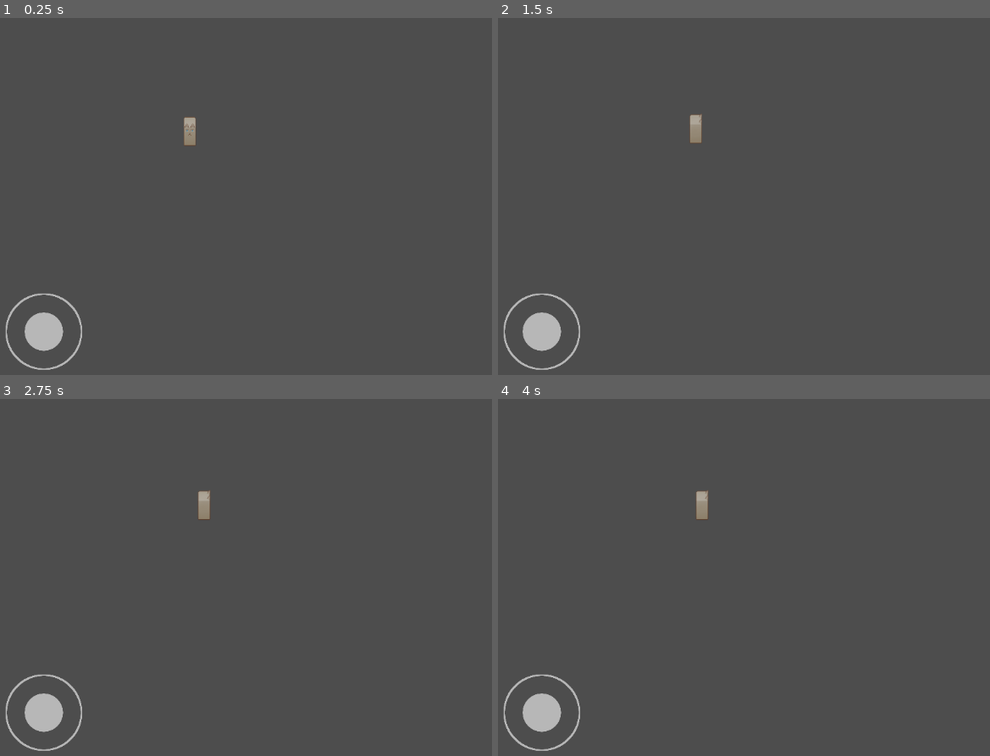
Above: before the commit, frames 1-4 (two rows, left to right).
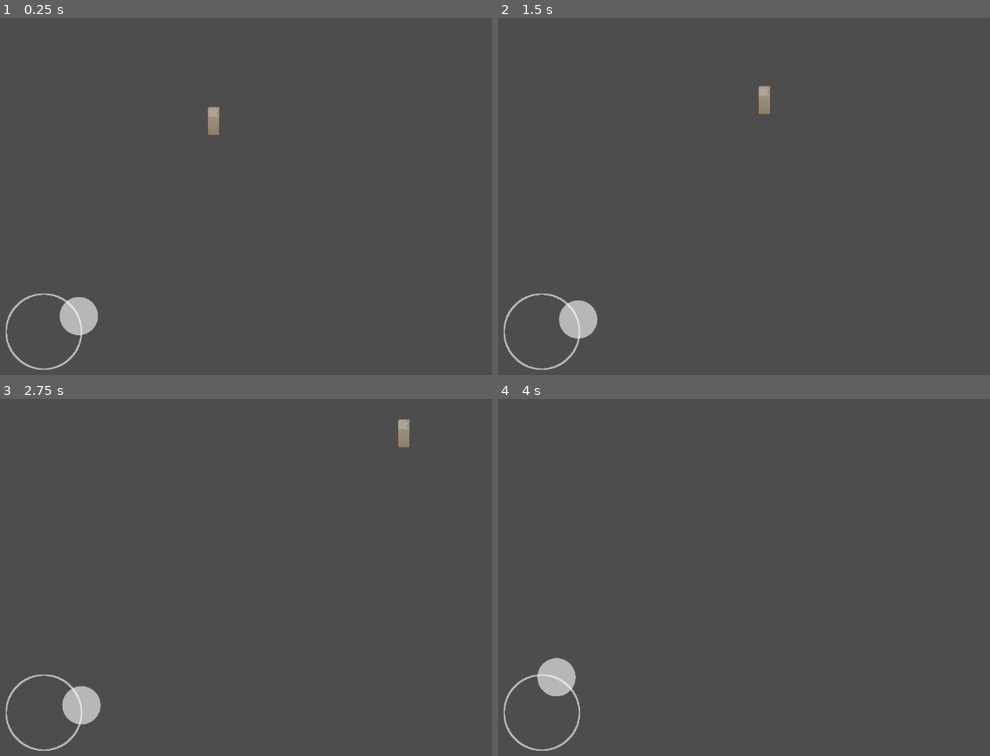
Above: after the commit, the same moments.

Repository: Amdersiteen/Despace
Game: Godot game, scene res://assets/main.tscn
Two runs of this game, one before a commit and one after it. Both use one fixed random seed, a clock stepped at 60 frames per second and the inputs below.
Inputs (mouse positions are in pixels of both pictures, inside the frame that each line leads up to):
- Up to frame 1 (0.25 s): no input
- Up to frame 2 (1.5 s): click (542, 332) at 0.52 s; tap Enter at 1.25 s; move the mouse to (970, 189) at 1.27 s; press the mouse at (970, 189) at 1.28 s; hold Right (ui_right) from 1.28 s (still down)
- Up to frame 3 (2.75 s): release Right (ui_right) at 2 s; release the mouse at (472, 570) at 2 s; tap Space at 2 s; drag from (186, 609) to (290, 663) at 2.02 s
- Up to frame 4 (4 s): move the mouse to (886, 506) at 2.77 s; press the mouse at (886, 506) at 2.78 s; hold Right (ui_right) 2.78-3.5 s; release the mouse at (886, 506) at 3.5 s; drag from (788, 663) to (616, 531) at 3.52 s

The runs differ from the first frame. In frame 1, 1.7% of the frame differs, in the area x 4-45%, y 24-94%; in frame 2, 1.7%, in the area x 4-56%, y 18-94%; in frame 3, 1.7%; in frame 4, 1.5%.

Commit message:
i m doing the screentouch and screendrag but i have issue with button

Diff:
--- /dev/null
+++ b/InputControl.gd
@@ -0,0 +1,20 @@
+extends Node2D
+class_name InputControl
+
+var _event: InputEvent
+
+func _input(event):
+	_event = event
+	#print(_event)
+
+func get_input_position() -> Vector2:
+
+	if (_event is InputEventScreenTouch) or (_event is InputEventScreenDrag):
+		print(_event.position)
+		return _event.position
+
+	"""
+	if Input.is_action_pressed("left_mouse_click"):
+		return get_global_mouse_position()"""
+
+	return Vector2.ZERO
--- /dev/null
+++ b/assets/entity/input_control/input_control.tscn
@@ -0,0 +1,6 @@
+[gd_scene load_steps=2 format=3 uid="uid://dkftjppr1msh2"]
+
+[ext_resource type="Script" path="res://InputControl.gd" id="1_cmvj5"]
+
+[node name="InputControl" type="Node2D"]
+script = ExtResource("1_cmvj5")
--- a/assets/entity/joyStick/joystik.gd
+++ b/assets/entity/joyStick/joystik.gd
@@ -2,14 +2,15 @@
 class_name joystick
 
 @onready var knob = $knob
+@onready var input = $"../InputControl"
 
 var joystick_relative_strenght
 var joystick_direction : Vector2
 
+
 # Called when the node enters the scene tree for the first time.
 func _ready():
-	pass
-
+	knob.input = input
 
 # Called every frame. 'delta' is the elapsed time since the previous frame.
 func _process(delta):
--- a/assets/entity/joyStick/joystik.tscn
+++ b/assets/entity/joyStick/joystik.tscn
@@ -14,13 +14,3 @@
 [node name="knob" type="Sprite2D" parent="."]
 texture = ExtResource("2_x3pns")
 script = ExtResource("3_1dmgy")
-
-[node name="Button" type="Button" parent="."]
-self_modulate = Color(1, 1, 1, 0)
-offset_left = -256.0
-offset_top = -256.0
-offset_right = 256.0
-offset_bottom = 256.0
-
-[connection signal="button_down" from="Button" to="knob" method="_on_button_button_down"]
-[connection signal="button_up" from="Button" to="knob" method="_on_button_button_up"]
--- a/assets/entity/joyStick/knob.gd
+++ b/assets/entity/joyStick/knob.gd
@@ -2,24 +2,24 @@
 class_name knob
 
 @onready var parent = $".."
-@onready var button = $"../Button"
 
 var pressing = false
 
 var joystick_lenght
 var joystick_relative_strenght
 var joystick_direction : Vector2
+var input : InputControl
 
 # Called when the node enters the scene tree for the first time.
 func _ready():
-	pass # Replace with function body.
+	pass
 
 # Called every frame. 'delta' is the elapsed time since the previous frame.
 func _process(delta):
 
-	if pressing:
-		joystick_lenght = min(parent.scale.x * button.size.x / 2, (parent.global_position).distance_to(get_global_mouse_position()))
-		joystick_relative_strenght = joystick_lenght / (parent.scale.x * button.size.x / 2)
+	if 1:
+		joystick_lenght = min(parent.scale.x * 512 / 2, (parent.global_position).distance_to(get_global_mouse_position()))
+		joystick_relative_strenght = joystick_lenght / (parent.scale.x * 512 / 2)
 		joystick_direction =(parent.global_position).direction_to(get_global_mouse_position())
 		global_position = joystick_direction * joystick_lenght + parent.global_position
 	else:
@@ -27,8 +27,5 @@
 		joystick_relative_strenght = 0
 		joystick_direction =Vector2.ZERO
 
-func _on_button_button_down():
-	pressing = true
-
-func _on_button_button_up():
-	pressing = false
+func is_in_external_cercle():
+	pass
--- a/assets/entity/player/move_player.gd
+++ b/assets/entity/player/move_player.gd
@@ -10,7 +10,6 @@
 const SPEED: float = 200.0 * 60
 
 func _init(_joy_stick: joystick):
-	print(_joy_stick)
 	if _joy_stick:
 		_joystick = _joy_stick
 
@@ -18,7 +17,7 @@
 func get_velocity(delta: float, _velocity: Vector2) -> Vector2:
 	# Gère l'entrée pour le mouvement directionnel
 
-	if _joystick :
+	if _joystick:
 		direction = _joystick.joystick_direction
 		strenght = _joystick.joystick_relative_strenght
 	else:
--- a/assets/entity/player/player.gd
+++ b/assets/entity/player/player.gd
@@ -10,6 +10,8 @@
 ## Met en cache le nœud AnimationTree pour un accès rapide.
 @onready var animation_tree: AnimationTree = $AnimationTree
 @onready var JoyStick = $"../JoyStik"
+
+var _event: InputEvent
 
 var animate_player: animate
 var move: move_player
@@ -29,3 +31,6 @@
 
 	# Applique le mouvement
 	move_and_slide()
+
+func _input(event):
+	_event = event
--- a/assets/main.tscn
+++ b/assets/main.tscn
@@ -1,7 +1,8 @@
-[gd_scene load_steps=3 format=3 uid="uid://ea1ucrcq87ky"]
+[gd_scene load_steps=4 format=3 uid="uid://ea1ucrcq87ky"]
 
 [ext_resource type="PackedScene" uid="uid://3q0erb3p0x08" path="res://assets/entity/player/player.tscn" id="1_h7k7k"]
 [ext_resource type="PackedScene" uid="uid://crxv6ktafv42x" path="res://assets/entity/joyStick/joystik.tscn" id="2_671t6"]
+[ext_resource type="PackedScene" uid="uid://dkftjppr1msh2" path="res://assets/entity/input_control/input_control.tscn" id="3_ar16p"]
 
 [node name="main" type="Node2D"]
 
@@ -11,3 +12,6 @@
 [node name="JoyStik" parent="." instance=ExtResource("2_671t6")]
 position = Vector2(102, 535)
 scale = Vector2(0.255, 0.255)
+
+[node name="InputControl" parent="." instance=ExtResource("3_ar16p")]
+position = Vector2(-86, 500)
--- a/project.godot
+++ b/project.godot
@@ -19,6 +19,18 @@
 
 project/assembly_name="Despace"
 
+[input]
+
+left_mouse_click={
+"deadzone": 0.5,
+"events": [Object(InputEventMouseButton,"resource_local_to_scene":false,"resource_name":"","device":-1,"window_id":0,"alt_pressed":false,"shift_pressed":false,"ctrl_pressed":false,"meta_pressed":false,"button_mask":1,"position":Vector2(220, 13),"global_position":Vector2(224, 56),"factor":1.0,"button_index":1,"canceled":false,"pressed":true,"double_click":false,"script":null)
+]
+}
+
+[input_devices]
+
+pointing/emulate_touch_from_mouse=true
+
 [rendering]
 
 renderer/rendering_method="mobile"
